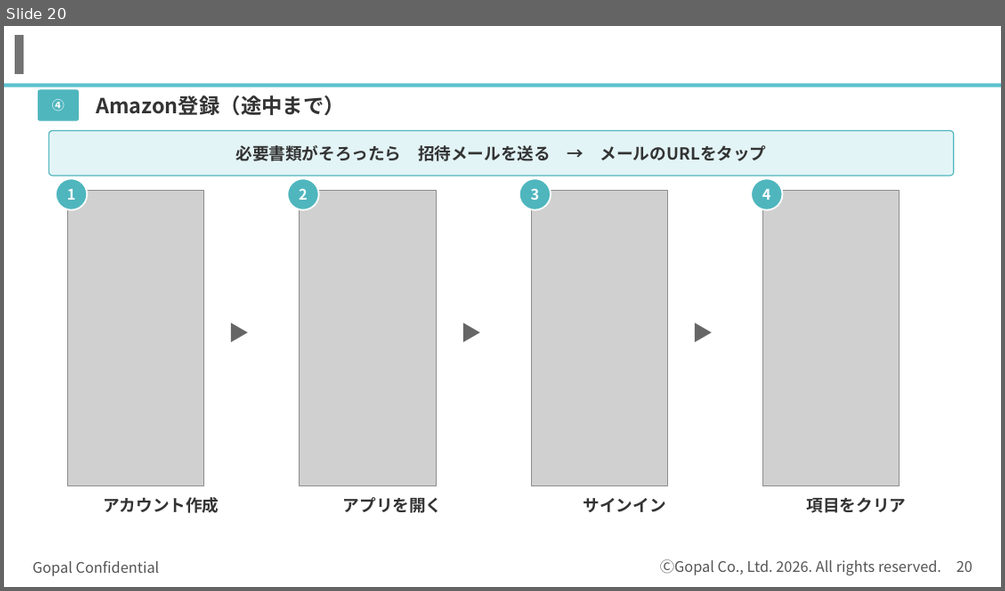
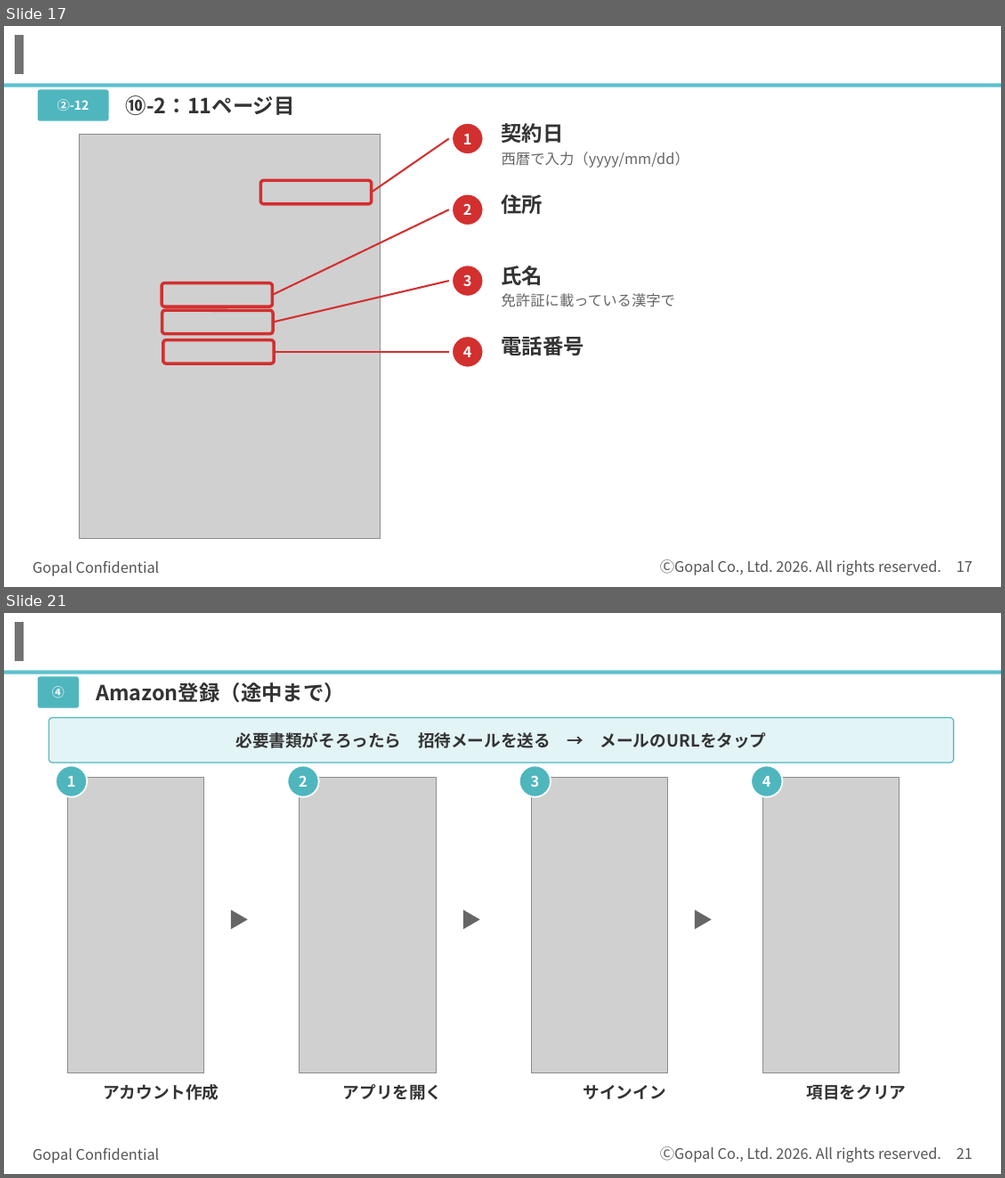
Before and after one commit to kagayugopal-eng/tamu, a slide deck: out/登録の流れ_書類準備まで.pptx. Shown one above the other, each under a label of ours: slide 20 before the commit, slides 17 and 21 after it; the slides between them are not shown. The pictures are 1005x591 and 1005x1178 pixels, drawn with LibreOffice and Linux fonts; fonts in the diff are those of the drawing; grey boxes stand for pictures; background and template pictures are left out. Boxes give left, top, right and bottom in pixels: in the first picture for what was removed or moved away, otherwise in the second. Text is boxed around its words. In the diff, an @@ line names an element or a change of style, - is before the commit and + after.

```diff
--- a/out/登録の流れ_書類準備まで.pptx
+++ b/out/登録の流れ_書類準備まで.pptx
@@ slide 17 added at <box>4,26,1001,587</box>, background #FFFFFF; not listed: 5 template elements that a slide beside it also shows @@
@@ rounded rectangle added at <box>38,89,109,121</box>, fill #4FB6BE @@
@@ text added at <box>57,99,89,111</box>, 12 pt, text #FFFFFF, bold @@
+②-12
@@ text added at <box>126,95,295,115</box>, 20 pt, text #333333, bold @@
+⑩-2：11ページ目
@@ ellipse added at <box>452,123,484,155</box>, fill #D32F2F, outline #FFFFFF 1.5 pt, 14 pt, text #FFFFFF, bold @@
+1
@@ text added at <box>502,123,564,143</box>, 20 pt, text #333333, bold @@
+契約日
@@ picture added at <box>79,135,380,539</box> @@
@@ line added from (372, 192) to (449, 139), #D32F2F 1.75 pt @@
@@ text added at <box>502,151,689,168</box>, 14 pt, text #666666 @@
+西暦で入力（yyyy/mm/dd）
@@ rounded rectangle added at <box>260,180,372,203</box>, outline #D32F2F 3 pt @@
@@ line added from (273, 295) to (449, 210), #D32F2F 1.75 pt @@
@@ ellipse added at <box>452,194,484,225</box>, fill #D32F2F, outline #FFFFFF 1.5 pt, 14 pt, text #FFFFFF, bold @@
+2
@@ text added at <box>502,194,543,214</box>, 20 pt, text #333333, bold @@
+住所
@@ ellipse added at <box>452,265,484,297</box>, fill #D32F2F, outline #FFFFFF 1.5 pt, 14 pt, text #FFFFFF, bold @@
+3
@@ text added at <box>502,265,543,285</box>, 20 pt, text #333333, bold @@
+氏名
@@ rounded rectangle added at <box>162,283,273,306</box>, outline #D32F2F 3 pt @@
@@ line added from (273, 322) to (449, 281), #D32F2F 1.75 pt @@
@@ rounded rectangle added at <box>162,310,273,333</box>, outline #D32F2F 3 pt @@
@@ text added at <box>502,293,676,307</box>, 14 pt, text #666666 @@
+免許証に載っている漢字で
@@ rounded rectangle added at <box>163,340,274,363</box>, outline #D32F2F 3 pt @@
@@ ellipse added at <box>452,337,484,368</box>, fill #D32F2F, outline #FFFFFF 1.5 pt, 14 pt, text #FFFFFF, bold @@
+4
@@ text added at <box>502,336,584,355</box>, 20 pt, text #333333, bold @@
+電話番号
@@ line added from (274, 352) to (449, 352), #D32F2F 1.75 pt @@
@@ what was slide 20 is now slide 21 @@
@@ page number at <box>956,1148,972,1159</box>: text changed @@
-20
+21
```
Also in this commit, not shown: 4 slides changed, 3 other slides added, 3 slides removed.
